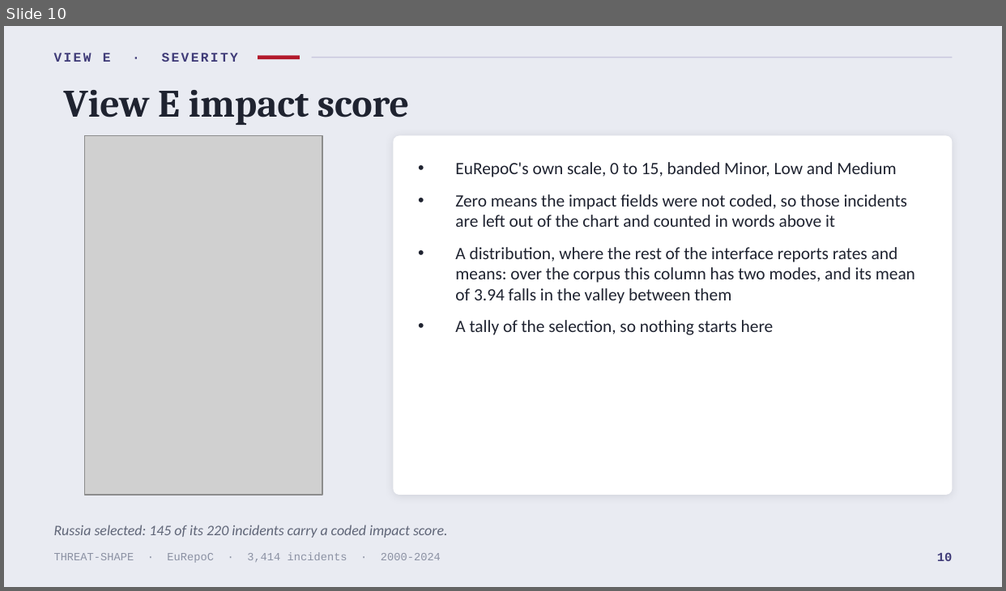
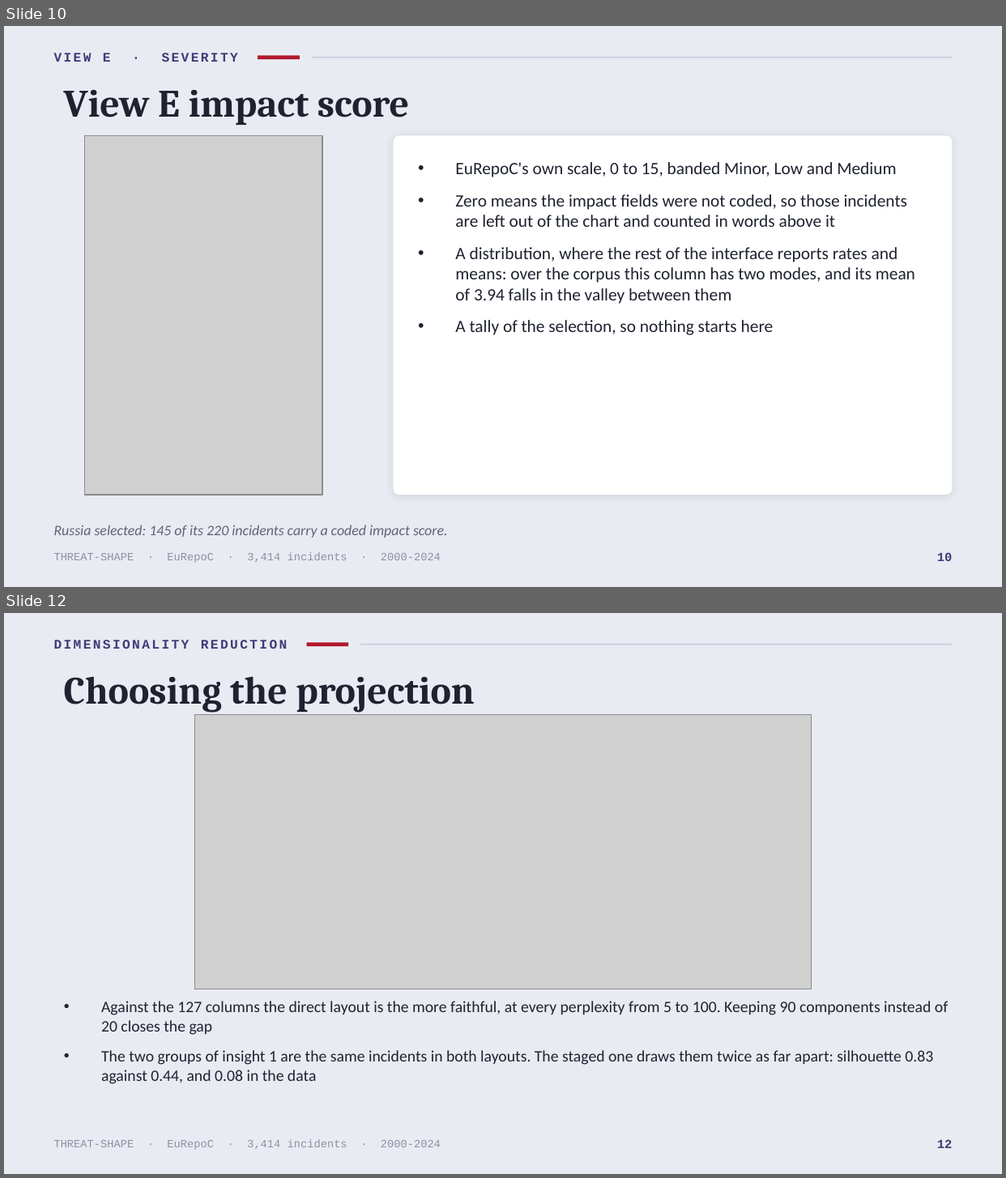
Before and after one commit to SamueleProietti/Visual_Analytics-Project, a slide deck: docs/slides/Threat-Shape.pptx. Shown one above the other, each under a label of ours: slide 10 before the commit, slides 10 and 12 after it; the slides between them are not shown. The pictures are 1006x591 and 1006x1178 pixels, drawn with LibreOffice and Linux fonts; fonts in the diff are those of the drawing; grey boxes stand for pictures. Boxes give left, top, right and bottom in pixels: in the first picture for what was removed or moved away, otherwise in the second. Text is boxed around its words. In the diff, an @@ line names an element or a change of style, - is before the commit and + after.

Commit message:
Revision after review: lasso as pure selection, fixed-row contrast panel, direct t-SNE and comparison with PCA + t-SNE

```diff
--- a/docs/slides/Threat-Shape.pptx
+++ b/docs/slides/Threat-Shape.pptx
@@ slide 12 added at bbox=[4, 613, 1002, 1174], background #E9EBF2 @@
@@ text added at bbox=[54, 640, 287, 649], 9.5 pt, text #3F3B78, bold @@
+DIMENSIONALITY REDUCTION
@@ rectangle added at bbox=[306, 642, 348, 646], fill #B2182B @@
@@ rectangle added at bbox=[360, 644, 952, 645], fill #C9C7DE @@
@@ text added at bbox=[64, 676, 474, 712], 28 pt, text #1F2330, bold @@
+Choosing the projection
@@ picture added at bbox=[194, 715, 810, 989] @@
@@ text added at bbox=[101, 1001, 948, 1084], 11.5 pt, text #1F2330 @@
+• Against the 127 columns the direct layout is the more faithful, at every perplexity from 5 to 100. Keeping 90 components instead of 20 closes the gap
+• The two groups of insight 1 are the same incidents in both layouts. The staged one draws them twice as far apart: silhouette 0.83 against 0.44, and 0.08 in the data
@@ text added at bbox=[54, 1139, 441, 1150], 8 pt, text #8B91A3 @@
+THREAT-SHAPE · EuRepoC · 3,414 incidents · 2000-2024
@@ text added at bbox=[937, 1139, 952, 1148], 9 pt, text #3F3B78, bold @@
+12
```
Also in this commit, not shown: 5 slides changed, 1 other slide added, 2 slides removed, 28 other files.
